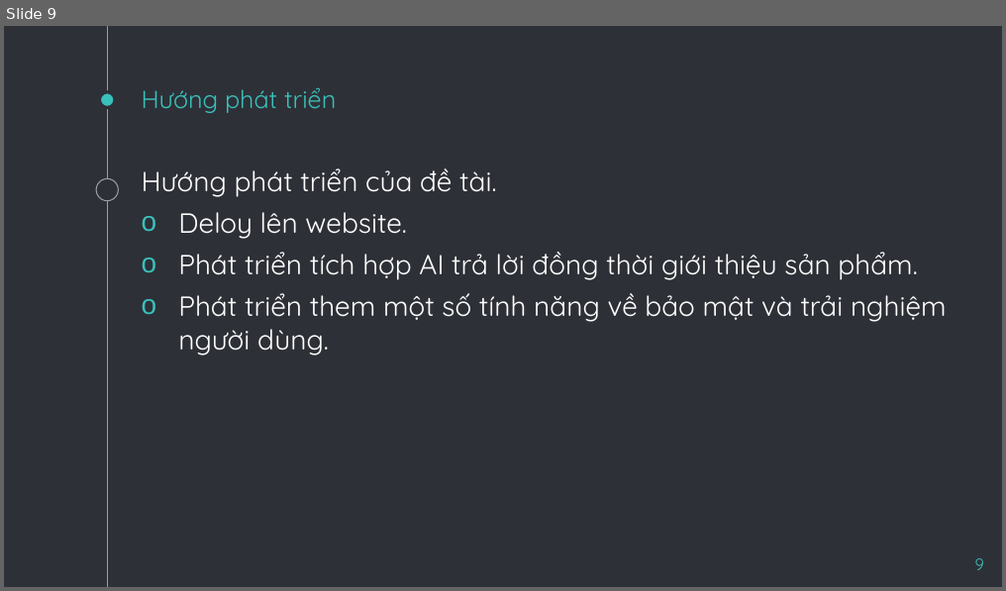
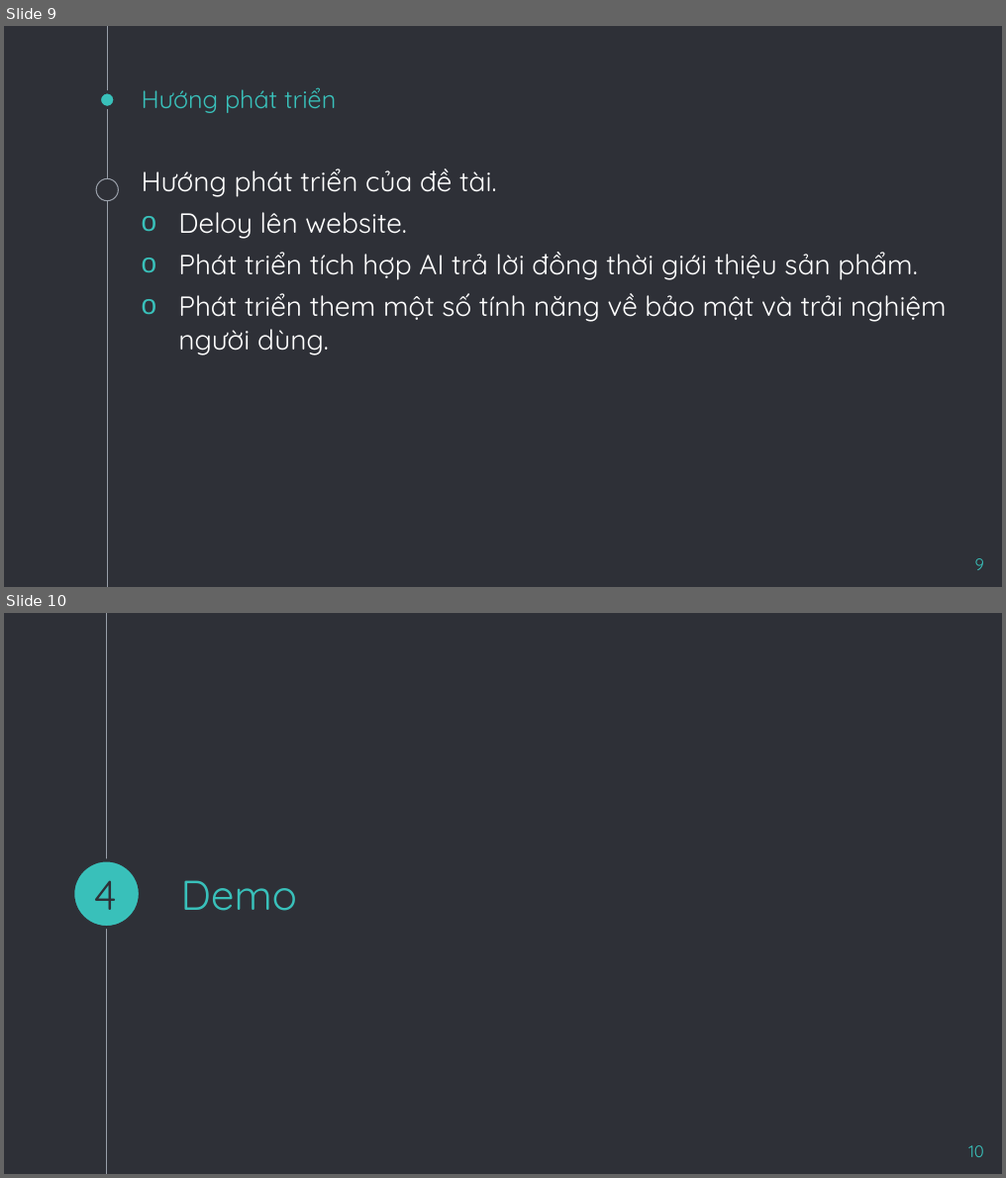
Before and after one commit to DangLun/FlowerShop, a slide deck: MVC.pptx. Shown one above the other, each under a label of ours: slide 9 before the commit, slides 9 and 10 after it. The pictures are 1006x591 and 1006x1178 pixels, drawn with LibreOffice and Linux fonts; fonts in the diff are those of the drawing. Boxes give left, top, right and bottom in pixels: in the first picture for what was removed or moved away, otherwise in the second. Text is boxed around its words. In the diff, an @@ line names an element or a change of style, - is before the commit and + after.

```diff
--- a/MVC.pptx
+++ b/MVC.pptx
@@ slide 10 added at box(4, 613, 1002, 1174), background #2E3037; not listed: 1 template element that a slide beside it also shows @@
@@ ellipse added at box(73, 861, 140, 928), fill #39C0BA, outline #2E3037 2.25 pt @@
@@ text added at box(94, 880, 117, 910), 30 pt, text #2E3037 @@
+4
@@ title added at box(181, 880, 297, 911), 30 pt, text #39C0BA @@
+Demo
@@ page number added at box(968, 1146, 984, 1157), 12 pt, text #39C0BA @@
+10
```
Also in this commit, not shown: 1 slide changed, 8 other files.
